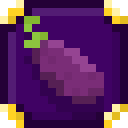
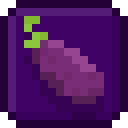
Two versions of the same layered image (128x128). Layer-by-layer changes:
hid "Gilded Corners" over box(0, 0, 128, 128)
